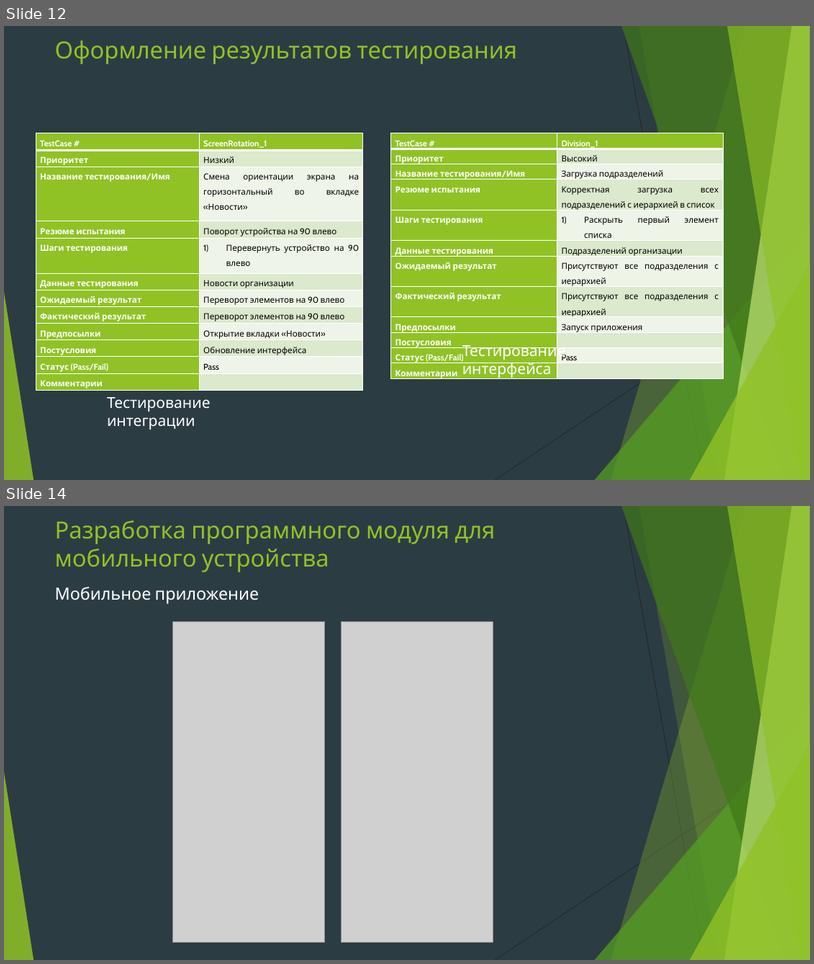
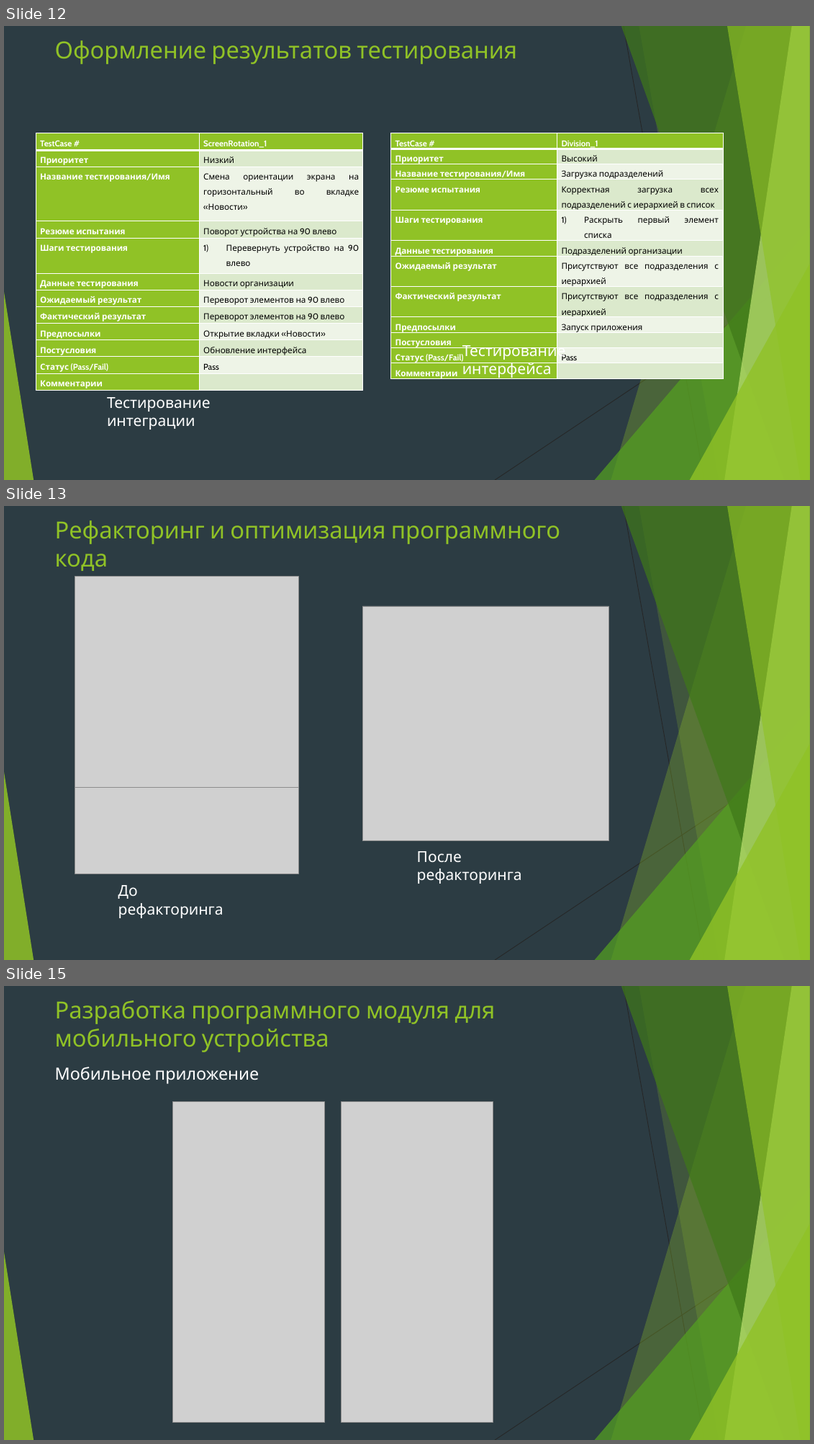
Before and after one commit to ALTERRA4546/p1mpp, a slide deck: Отчет ПМ 01.pptx. Shown one above the other, each under a label of ours: slides 12 and 14 before the commit, slides 12, 13 and 15 after it; the slides between them are not shown. The pictures are 814x964 and 814x1444 pixels, drawn with LibreOffice and Linux fonts; fonts in the diff are those of the drawing; grey boxes stand for pictures. Boxes give left, top, right and bottom in pixels: in the first picture for what was removed or moved away, otherwise in the second. Text is boxed around its words. In the diff, an @@ line names an element or a change of style, - is before the commit and + after.

```diff
--- a/Отчет ПМ 01.pptx
+++ b/Отчет ПМ 01.pptx
@@ slide 13 added at box(4, 506, 810, 960), background #2C3C43; not listed: 10 template elements that a slide beside it also shows @@
@@ title added at box(55, 520, 561, 571), 28 pt, text #90C226 @@
+Рефакторинг и оптимизация программного кода
@@ picture added at box(75, 576, 299, 788) @@
@@ picture added at box(363, 606, 610, 841) @@
@@ picture added at box(75, 788, 299, 873) @@
@@ text added at box(417, 851, 522, 883), 18 pt, text #FFFFFF @@
+После рефакторинга
@@ text added at box(118, 885, 224, 918), 18 pt, text #FFFFFF @@
+До рефакторинга
@@ what was slide 14 is now slide 15 @@
```
Also in this commit, not shown: 1 slide changed, 1 other file.
